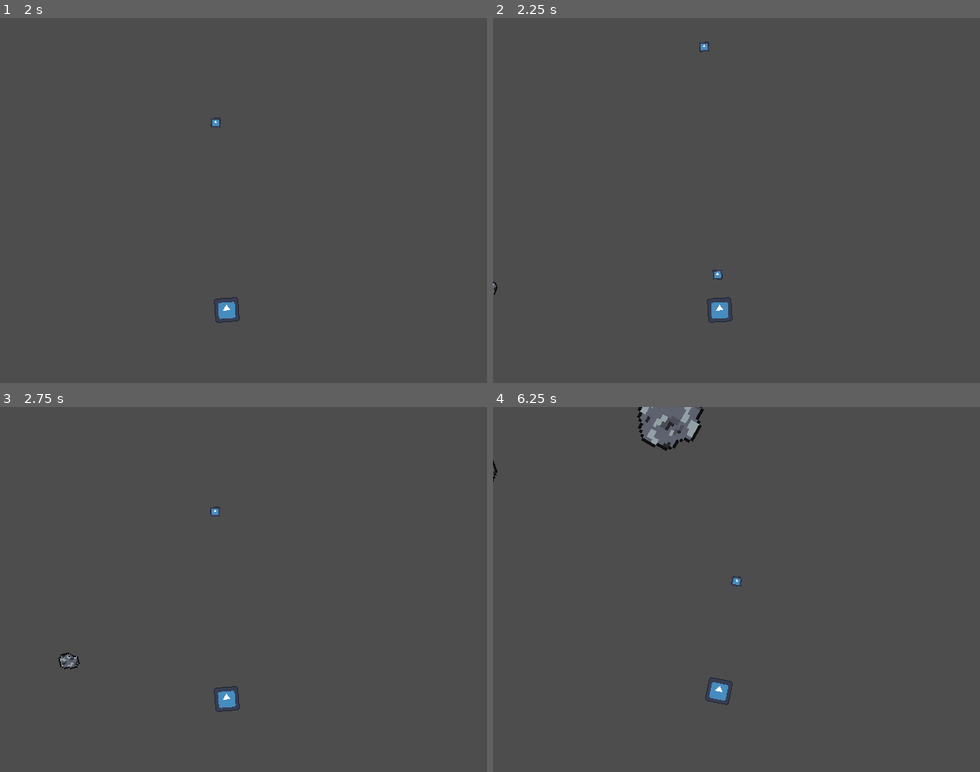
Above: before the commit, frames 1-4 (two rows, left to right).
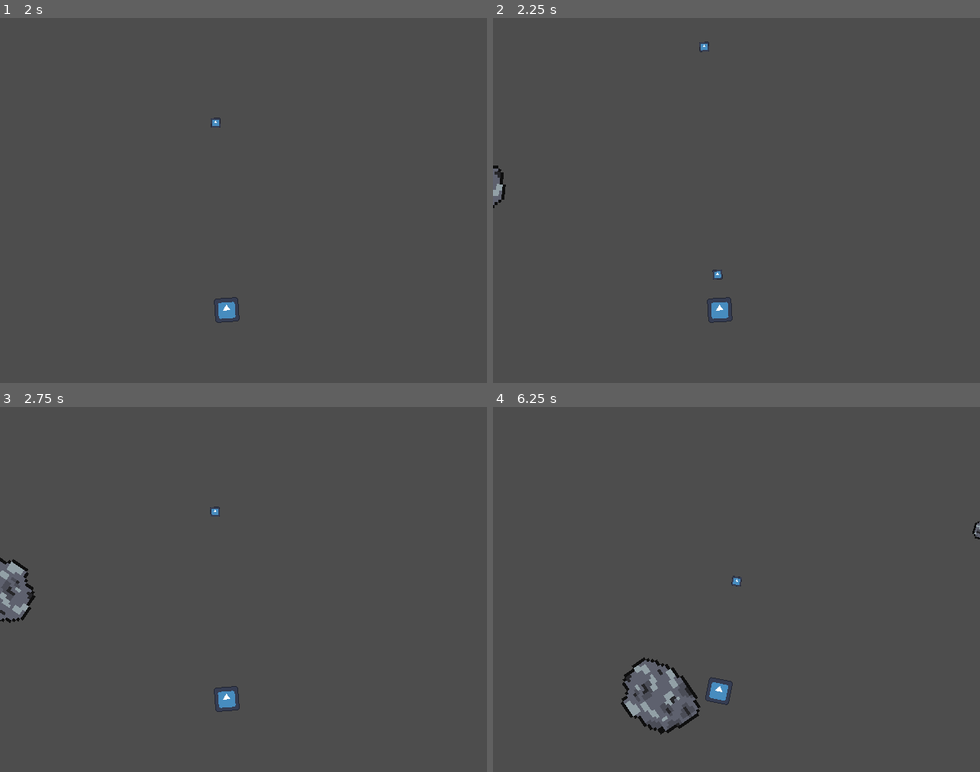
Above: after the commit, the same moments.

Repository: RageWolf/Cosmic-Order-Beginners-Jam-Winter-2024
Game: Godot game, scene res://src/asteroids.tscn
The game is run twice, just before and just after one commit, with the same random seed, the same clock (stepped at 60 frames per second) and the same inputs. This scene is started directly instead of the project's main scene. The engine's default icon, where the game draws it, is replaced by a stand-in: a white triangle on a blue panel in a dark square.
Inputs:
- Up to frame 1 (2 s): tap Enter at 0.5 s; hold A (turn_right) 0.53-1.28 s; tap Space (shoot) at 0.6, 1.35 s; hold D (turn_left) from 1.28 s (still down)
- Up to frame 2 (2.25 s): release D (turn_left) at 2.03 s; hold A (turn_right) from 2.03 s (still down); tap Space (shoot) at 2.1 s
- Up to frame 3 (2.75 s): keep holding A (turn_right)
- Up to frame 4 (6.25 s): release A (turn_right) at 2.78 s; hold W (thrust) 2.78-3.53 s; tap Space (shoot) every 0.75 s from 2.85 to 5.85 s; hold D (turn_left) 3.53-5.78 s; hold A (turn_right) from 5.78 s (still down)

Frame 1 is identical in both runs. In frame 2, 0.2% of the frame differs, in the area x 0-3%, y 40-76%; in frame 3, 1.0%; in frame 4, 3.2%, in the area x 0-100%, y 0-90%.

Commit message:
Spawn smaller asteroids when you destroy a big one

Diff:
--- a/src/asteroid.gd
+++ b/src/asteroid.gd
@@ -1,6 +1,7 @@
 extends Area2D
 class_name Asteroid
 
+@export_file("*tscn") var asteroid_scene: String
 @export var timer: Timer
 @export var sprite: Sprite2D
 @export var animation_player: AnimationPlayer
@@ -10,8 +11,6 @@
 var angular_velocity: float
 
 func _ready() -> void:
-	size = randi_range(0, 2)
-
 	match size:
 		0: # big
 			animation_player.play("big")
@@ -25,3 +24,31 @@
 func _process(delta: float) -> void:
 	position += velocity * delta
 	rotation += angular_velocity * delta
+
+func spawn_smaller_asteroids() -> void:
+	if size >= 2: # Don't spawn if already smallest
+		return
+
+	# Spawn two smaller asteroids
+	for i in range(2):
+		var new_asteroid: Asteroid = load(asteroid_scene).instantiate()
+		new_asteroid.size = size + 1 # Make it one size smaller
+
+		get_parent().add_child(new_asteroid)
+		new_asteroid.position = position
+
+		# Random direction with some spread
+		var random_angle = randf_range(0, PI * 2)
+		var direction = Vector2.RIGHT.rotated(random_angle)
+
+		# Faster speed for smaller asteroids
+		var base_speed = 50.0 + (new_asteroid.size * 50.0)
+		var speed = randf_range(base_speed, base_speed + 50.0)
+		new_asteroid.velocity = direction * speed
+
+		# Random rotation
+		new_asteroid.rotation = randf_range(0, PI * 2)
+		var min_angular_speed = PI / 4.0
+		var base_angular_speed = PI / 2.0
+		var final_speed = base_angular_speed * (new_asteroid.size + 1)
+		new_asteroid.angular_velocity = (min_angular_speed + randf() * (final_speed - min_angular_speed)) * (-1 if randf() > 0.5 else 1)
--- a/src/asteroid.tscn
+++ b/src/asteroid.tscn
@@ -154,7 +154,7 @@
 "times": PackedFloat32Array(0),
 "transitions": PackedFloat32Array(1),
 "update": 0,
-"values": [Vector2(2, 2)]
+"values": [Vector2(2.5, 2.5)]
 }
 tracks/1/type = "value"
 tracks/1/imported = false
@@ -191,6 +191,7 @@
 
 [node name="Asteroid" type="Area2D" node_paths=PackedStringArray("timer", "sprite", "animation_player")]
 script = ExtResource("1_syfsk")
+asteroid_scene = "res://src/asteroid.tscn"
 timer = NodePath("MaxLifeTime")
 sprite = NodePath("Sprite2D")
 animation_player = NodePath("AnimationPlayer")
--- a/src/asteroid_spawner.gd
+++ b/src/asteroid_spawner.gd
@@ -13,6 +13,7 @@
 
 func on_spawn_rate_timeout() -> void:
 	var asteroid: Asteroid = asteroid_scene.instantiate()
+	asteroid.size = randi_range(0, 2)
 	get_parent().add_child(asteroid)
 
 	# Choose a random side (0: top, 1: right, 2: bottom, 3: left)
@@ -30,6 +31,7 @@
 			spawn_pos = Vector2(-spawn_margin, randf_range(0, viewport_size.y))
 
 	asteroid.position = spawn_pos
+
 
 	# Calculate direction towards center with some randomness
 	var direction = (viewport_size / 2 - spawn_pos).normalized()
--- a/src/projectile.gd
+++ b/src/projectile.gd
@@ -11,5 +11,6 @@
 
 func _on_area_entered(area: Area2D) -> void:
 	if area is Asteroid:
+		area.call_deferred("spawn_smaller_asteroids")
 		area.queue_free()
 		queue_free()
